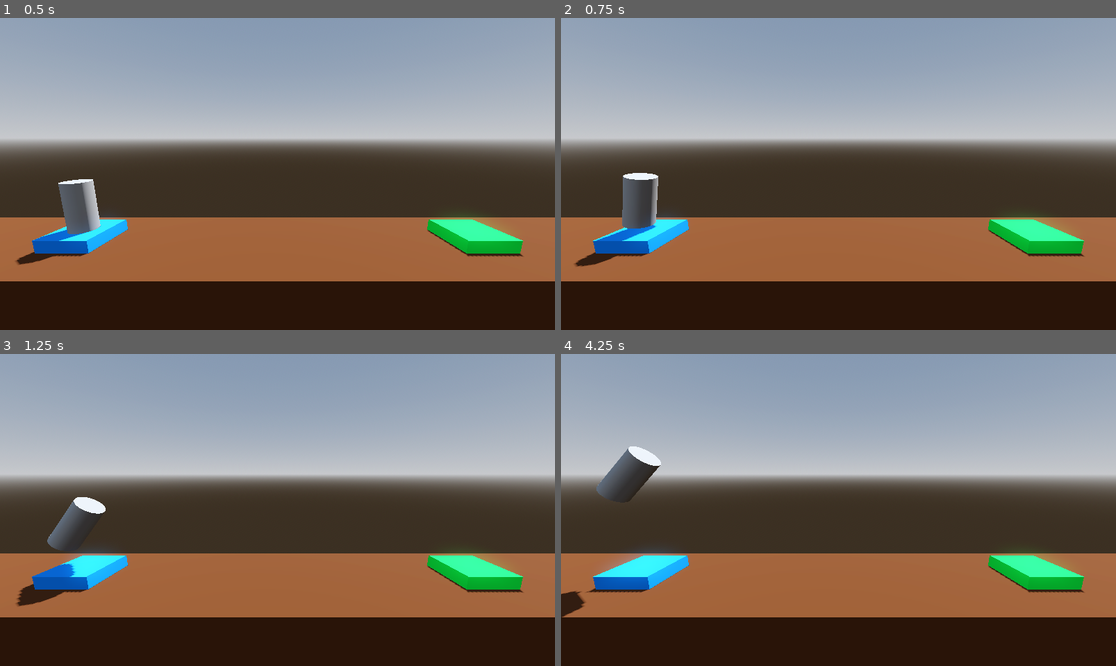
Above: before the commit, frames 1-4 (two rows, left to right).
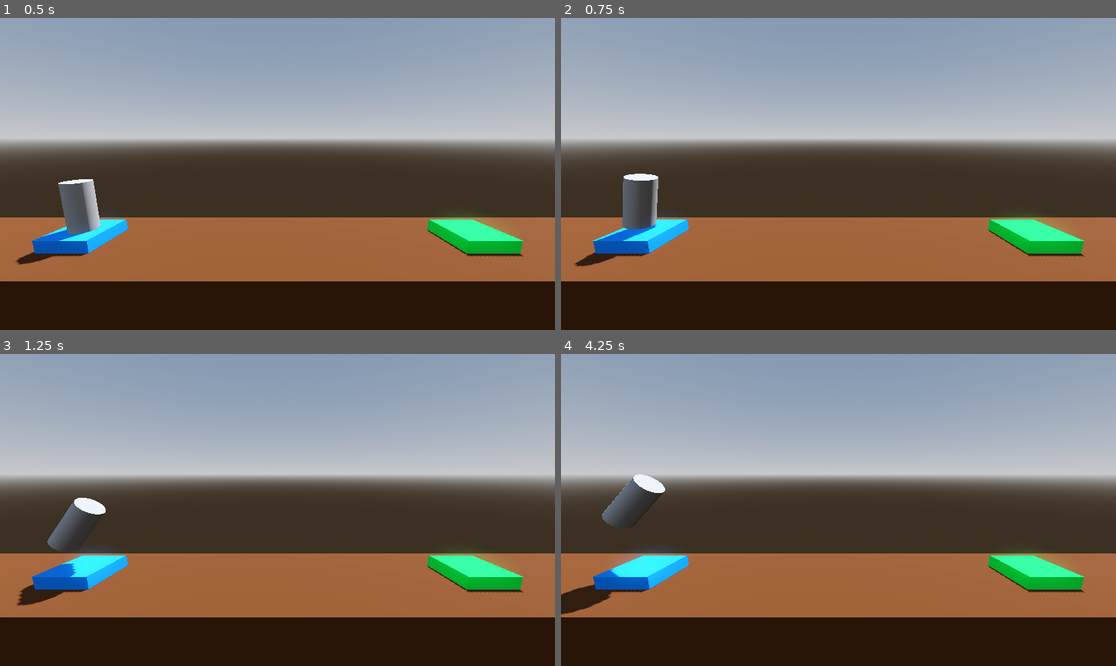
Above: after the commit, the same moments.

Repository: g-whittington/RocketScience
Game: Godot game, scene res://Level/level.tscn
The game is run twice, just before and just after one commit, with the same random seed, the same clock (stepped at 60 frames per second) and the same inputs.
Inputs:
- Up to frame 1 (0.5 s): no input
- Up to frame 2 (0.75 s): tap Enter (ui_accept) at 0.5 s; hold Right (ui_right) from 0.53 s (still down); hold Space (fly, bound only after the commit) from 0.53 s (still down)
- Up to frame 3 (1.25 s): keep holding Right (ui_right); keep holding Space (fly, bound only after the commit); tap Enter (ui_accept) at 0.77, 0.8, 1.07 s
- Up to frame 4 (4.25 s): release Right (ui_right) at 1.28 s; release Space (fly, bound only after the commit) at 1.28 s; hold Left (ui_left) 1.28-2.03 s; tap Enter (ui_accept) at 1.35, 1.52, 1.82, 2.3, 3.02, 3.32 s; tap Space (fly, bound only after the commit) at 1.55, 2.85 s; hold Space (fly, bound only after the commit) 2.03-2.78 s; hold Right (ui_right) 2.03-3.53 s; hold Left (ui_left) from 3.53 s (still down); hold Enter (ui_accept) from 3.53 s (still down)

Frame 1 is identical in both runs. In frame 2, less than 0.1% of the frame differs, in the area x 3-18%, y 49-80%; in frame 3, less than 0.1%; in frame 4, 1.9%, in the area x 0-19%, y 29-85%.

Commit message:
Created Input Map and added to Player

Diff:
--- a/Player.gd
+++ b/Player.gd
@@ -3,11 +3,11 @@
 
 # Called every frame. 'delta' is the elapsed time since the previous frame.
 func _process(delta: float) -> void:
-	if Input.is_action_pressed("ui_accept"):
+	if Input.is_action_pressed("fly"):
 		position.y += delta
 
-	if Input.is_action_pressed("ui_left"):
+	if Input.is_action_pressed("rotate_left"):
 		rotate_z(delta)
 
-	if Input.is_action_pressed("ui_right"):
+	if Input.is_action_pressed("rotate_right"):
 		rotate_z(-delta)
--- a/project.godot
+++ b/project.godot
@@ -12,5 +12,26 @@
 
 config/name="RocketScience"
 run/main_scene="res://Level/level.tscn"
-config/features=PackedStringArray("4.2", "Forward Plus")
+config/features=PackedStringArray("4.3", "Forward Plus")
 config/icon="res://icon.svg"
+
+[input]
+
+fly={
+"deadzone": 0.5,
+"events": [Object(InputEventKey,"resource_local_to_scene":false,"resource_name":"","device":-1,"window_id":0,"alt_pressed":false,"shift_pressed":false,"ctrl_pressed":false,"meta_pressed":false,"pressed":false,"keycode":0,"physical_keycode":32,"key_label":0,"unicode":32,"location":0,"echo":false,"script":null)
+, Object(InputEventKey,"resource_local_to_scene":false,"resource_name":"","device":-1,"window_id":0,"alt_pressed":false,"shift_pressed":false,"ctrl_pressed":false,"meta_pressed":false,"pressed":false,"keycode":0,"physical_keycode":4194320,"key_label":0,"unicode":0,"location":0,"echo":false,"script":null)
+]
+}
+rotate_left={
+"deadzone": 0.5,
+"events": [null, Object(InputEventKey,"resource_local_to_scene":false,"resource_name":"","device":-1,"window_id":0,"alt_pressed":false,"shift_pressed":false,"ctrl_pressed":false,"meta_pressed":false,"pressed":false,"keycode":0,"physical_keycode":65,"key_label":0,"unicode":97,"location":0,"echo":false,"script":null)
+, Object(InputEventKey,"resource_local_to_scene":false,"resource_name":"","device":-1,"window_id":0,"alt_pressed":false,"shift_pressed":false,"ctrl_pressed":false,"meta_pressed":false,"pressed":false,"keycode":0,"physical_keycode":4194319,"key_label":0,"unicode":0,"location":0,"echo":false,"script":null)
+]
+}
+rotate_right={
+"deadzone": 0.5,
+"events": [Object(InputEventKey,"resource_local_to_scene":false,"resource_name":"","device":-1,"window_id":0,"alt_pressed":false,"shift_pressed":false,"ctrl_pressed":false,"meta_pressed":false,"pressed":false,"keycode":0,"physical_keycode":68,"key_label":0,"unicode":100,"location":0,"echo":false,"script":null)
+, Object(InputEventKey,"resource_local_to_scene":false,"resource_name":"","device":-1,"window_id":0,"alt_pressed":false,"shift_pressed":false,"ctrl_pressed":false,"meta_pressed":false,"pressed":false,"keycode":0,"physical_keycode":4194321,"key_label":0,"unicode":0,"location":0,"echo":false,"script":null)
+]
+}
